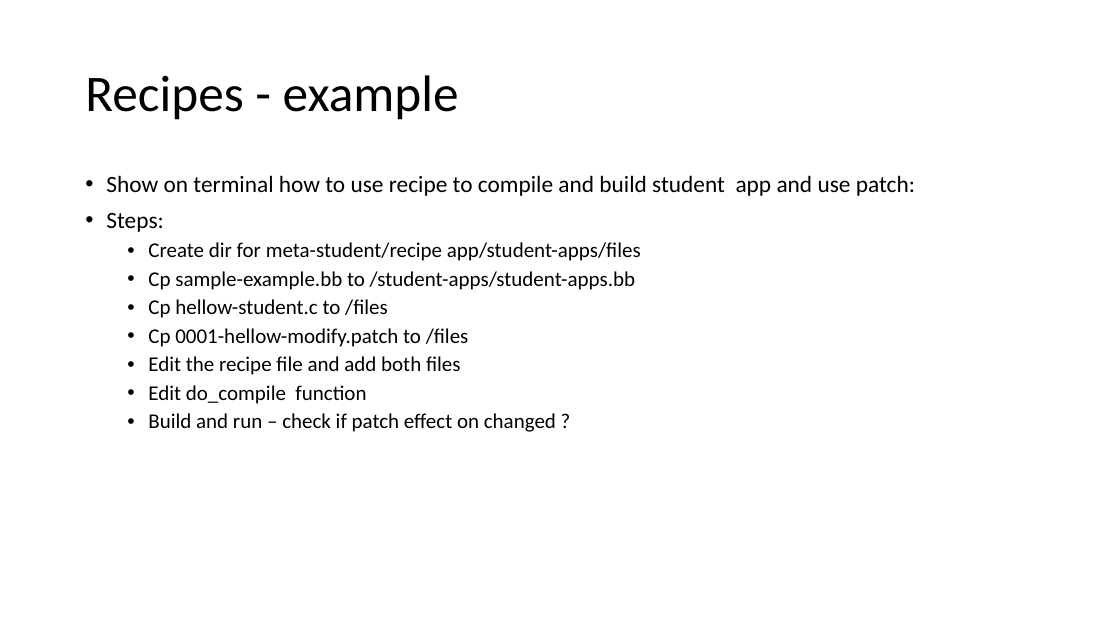
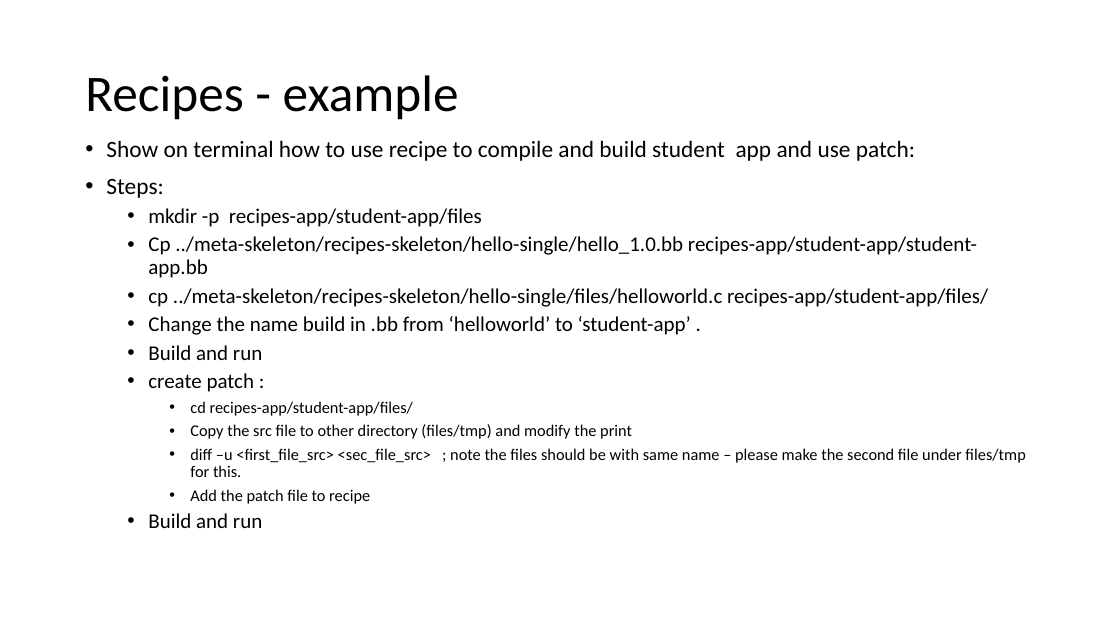
Before and after one commit to yaronda2/YoctoCourse, a slide deck: slide 27 of Yocto Practice_Release.pptx (slide 28 before the commit). Drawn at 1120x630 pixels with LibreOffice and Linux fonts; fonts in the diff are those of the drawing. Boxes give left, top, right and bottom in pixels: in the first picture for what was removed or moved away, otherwise in the second. Text is boxed around its words. In the diff, an @@ line names an element or a change of style, - is before the commit and + after.

```diff
--- a/Yocto Practice_Release.pptx
+++ b/Yocto Practice_Release.pptx
@@ text "Show on terminal how to ...": place and size @@
-text "Show on terminal how to ..." at box(106, 175, 915, 432)
+text "Show on terminal how to ..." at box(106, 140, 1025, 528)
@@ text at box(148, 208, 1025, 528): text changed @@
-  • Create dir for meta-student/recipe app/student-apps/files
-  • Cp sample-example.bb to /student-apps/student-apps.bb
-  • Cp hellow-student.c to /files
-  • Cp 0001-hellow-modify.patch to /files
-  • Edit the recipe file and add both files
-  • Edit do_compile function
-  • Build and run – check if patch effect on changed ?
+  • mkdir -p recipes-app/student-app/files
+  • Cp ../meta-skeleton/recipes-skeleton/hello-single/hello_1.0.bb recipes-app/student-app/student-app.bb
+  • cp ../meta-skeleton/recipes-skeleton/hello-single/files/helloworld.c recipes-app/student-app/files/
+  • Change the name build in .bb from ‘helloworld’ to ‘student-app’ .
+  • Build and run
+  • create patch :
+    • cd recipes-app/student-app/files/
+    • Copy the src file to other directory (files/tmp) and modify the print
+    • diff –u <first_file_src> <sec_file_src> ; note the files should be with same name – please make the second file under files/tmp for this.
+    • Add the patch file to recipe
+  • Build and run
```
Also in this commit, not shown: 37 other slides changed, 12 slides added, 3 slides removed.
